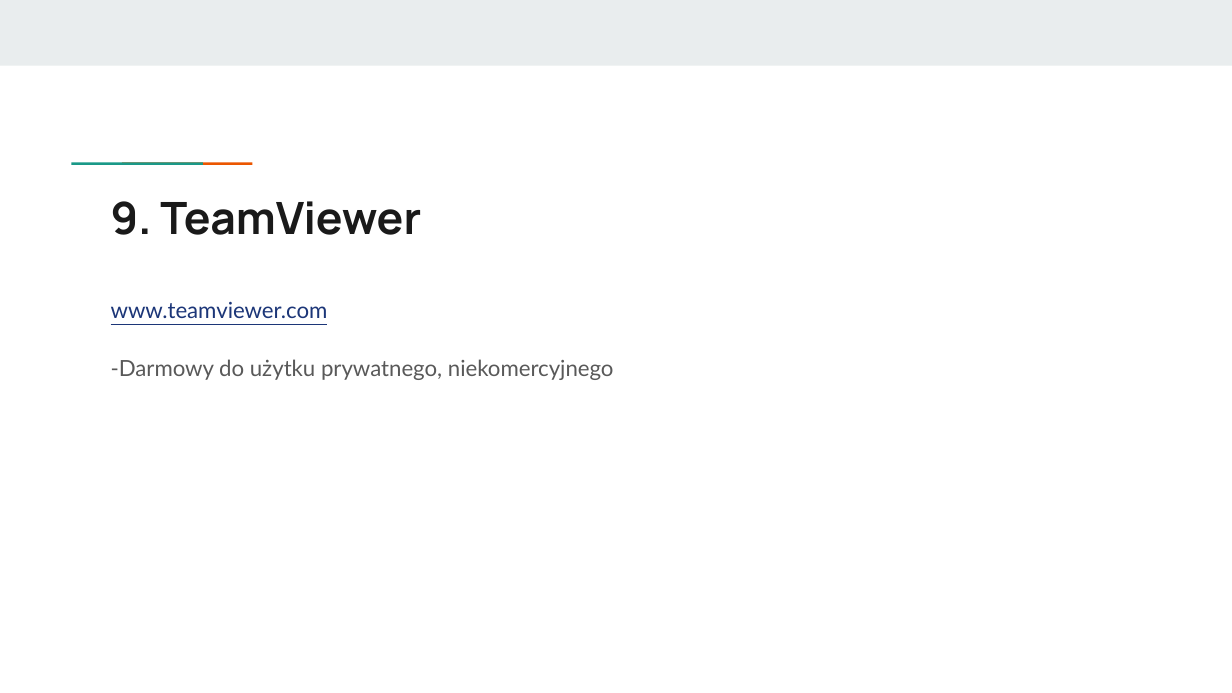
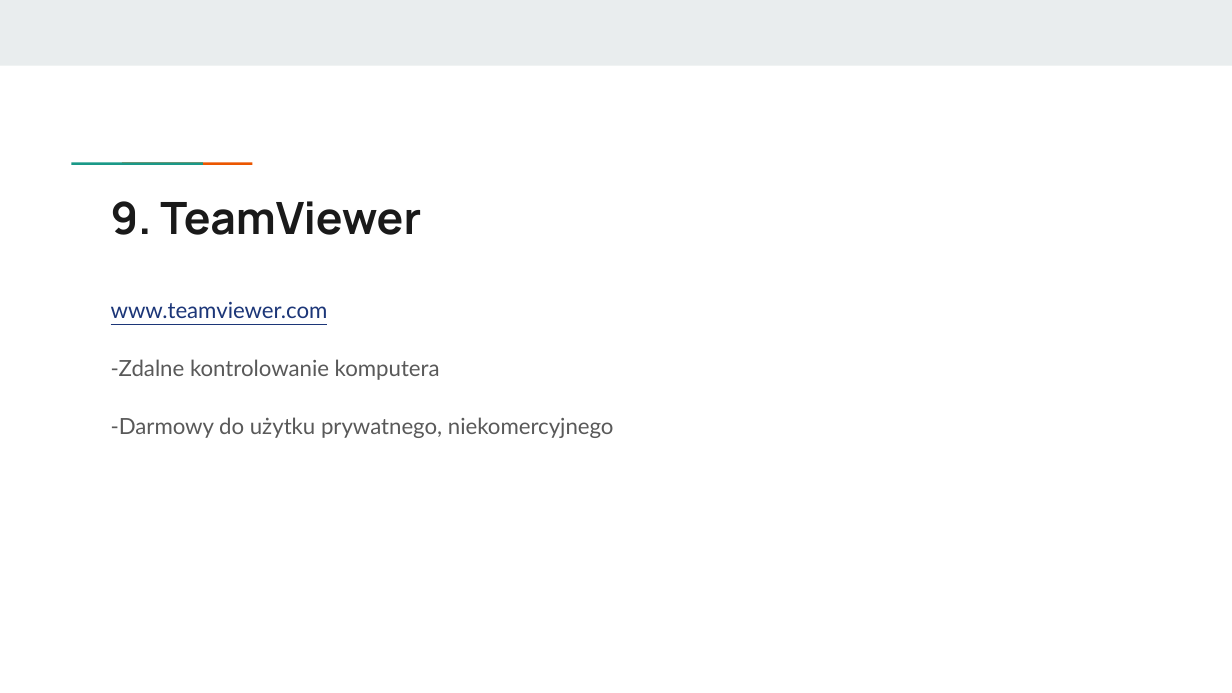
Before and after one commit to pawelmusiol/WDI, a slide deck: slide 11 of moduł 2/moduł 2.pptx. Drawn at 1232x693 pixels with LibreOffice and Linux fonts; fonts in the diff are those of the drawing. Boxes give left, top, right and bottom in pixels: in the first picture for what was removed or moved away, otherwise in the second. Text is boxed around its words. In the diff, an @@ line names an element or a change of style, - is before the commit and + after.

```diff
--- a/moduł 2/moduł 2.pptx
+++ b/moduł 2/moduł 2.pptx
@@ text at <box>111,359,440,380</box>: paragraph added @@
+-Zdalne kontrolowanie komputera
```
Also in this commit, not shown: 8 other slides changed, 1 other file.
